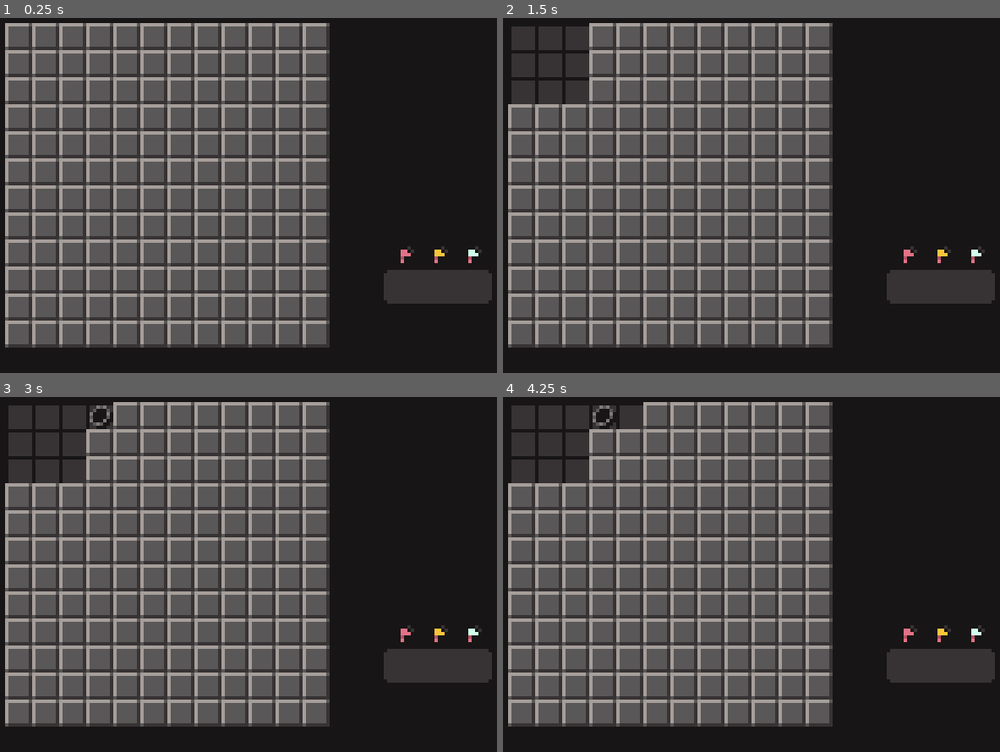
Above: before the commit, frames 1-4 (two rows, left to right).
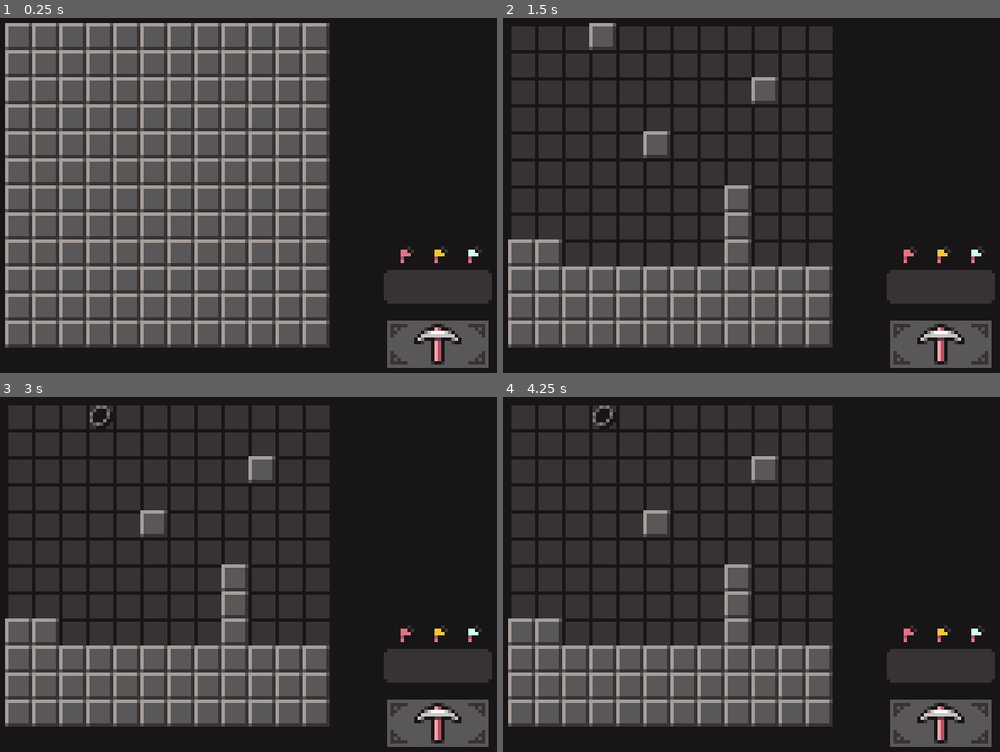
Above: after the commit, the same moments.

Repository: BragmaDev/fortunesweeper
Game: Godot game, scene res://Main.tscn
Same seed, same stepped clock (60 frames per second), same inputs: the game is played once before the commit and once after it.
Inputs (mouse positions are in pixels of both pictures, inside the frame that each line leads up to):
- Up to frame 1 (0.25 s): no input
- Up to frame 2 (1.5 s): tap Enter at 0.5 s; move the mouse to (522, 35) at 0.52 s; click (522, 35) at 0.67 s; tap Space at 1.25 s; move the mouse to (547, 35) at 1.27 s; click (547, 35) at 1.42 s
- Up to frame 3 (3 s): tap Enter at 2 s; move the mouse to (74, 414) at 2.02 s; click (74, 414) at 2.17 s; tap Space at 2.75 s; move the mouse to (99, 414) at 2.77 s; click (99, 414) at 2.92 s
- Up to frame 4 (4.25 s): tap Enter at 3.5 s; move the mouse to (632, 414) at 3.52 s; click (632, 414) at 3.67 s

The runs differ from the first frame. In frame 1, 2.5% of the frame differs, in the area x 77-99%, y 85-99%; in frame 2, 33%, in the area x 1-99%, y 1-99%; in frame 3, 33%; in frame 4, 32%.

Commit message:
Add finish button

Diff:
--- a/Main.tscn
+++ b/Main.tscn
@@ -1,8 +1,11 @@
-[gd_scene load_steps=7 format=2]
+[gd_scene load_steps=10 format=2]
 
 [ext_resource path="res://board/cell/flags.png" type="Texture" id=1]
 [ext_resource path="res://managers/game_manager.gd" type="Script" id=2]
 [ext_resource path="res://interface/sidebar.gd" type="Script" id=3]
+[ext_resource path="res://interface/buttons/finish_button_pressed.png" type="Texture" id=4]
+[ext_resource path="res://interface/buttons/finish_button_normal.png" type="Texture" id=5]
+[ext_resource path="res://interface/buttons/finish_button_disabled.png" type="Texture" id=6]
 
 [sub_resource type="AtlasTexture" id=1]
 atlas = ExtResource( 1 )
@@ -17,9 +20,6 @@
 region = Rect2( 16, 0, 8, 8 )
 
 [node name="Main" type="Node2D"]
-
-[node name="GameManager" type="Node" parent="."]
-script = ExtResource( 2 )
 
 [node name="CanvasLayer" type="CanvasLayer" parent="."]
 
@@ -87,3 +87,20 @@
 custom_colors/font_color = Color( 0.815686, 1, 0.917647, 1 )
 text = "10"
 align = 1
+
+[node name="FinishButton" type="TextureButton" parent="CanvasLayer/Sidebar"]
+anchor_left = 1.0
+anchor_top = 1.0
+anchor_right = 1.0
+anchor_bottom = 1.0
+margin_left = -36.0
+margin_top = -21.0
+margin_right = -4.0
+margin_bottom = -1.0
+disabled = true
+texture_normal = ExtResource( 5 )
+texture_pressed = ExtResource( 4 )
+texture_disabled = ExtResource( 6 )
+
+[node name="GameManager" type="Node" parent="."]
+script = ExtResource( 2 )
--- a/autoloads/event_bus.gd
+++ b/autoloads/event_bus.gd
@@ -1,4 +1,9 @@
 extends Node
 
 
+# Board signals
 signal flag_counts_changed(hole_flags, gold_flags, diamond_flags)
+signal board_completion_checked(complete)
+
+# Interface signals
+signal finish_button_pressed
--- a/board/board.gd
+++ b/board/board.gd
@@ -15,8 +15,11 @@
 
 
 func _ready() -> void:
+	EventBus.connect("finish_button_pressed", self, "_check_correct_flags")
+
 	set_global_position(_pos_offset)
 	_create_cells()
+	_update_flag_counts()
 
 
 # Initializes counts for filled cells
@@ -28,12 +31,45 @@
 	_diamond_count = data.diamond_count
 
 
+# Checks if any of the cells is still unrevealed and unflagged
+func _check_completion() -> bool:
+	for row in _size:
+		for col in _size:
+			var cell = _cells[row][col]
+			if cell.get_state() == Cell.States.UNREVEALED and cell.get_flag() == Cell.Flags.NONE:
+				EventBus.emit_signal("board_completion_checked", false)
+				return false
+
+	EventBus.emit_signal("board_completion_checked", true)
+	return true
+
+
+# Checks how many cells have been correctly flagged
+func _check_correct_flags() -> int:
+	var correct_flags = 0
+
+	for row in _size:
+		for col in _size:
+			var cell = _cells[row][col]
+			if cell.get_type() == Cell.Types.HOLE and cell.get_flag() == Cell.Flags.HOLE:
+				correct_flags += 1
+
+			if cell.get_type() == Cell.Types.GOLD and cell.get_flag() == Cell.Flags.GOLD:
+				correct_flags += 1
+
+			if cell.get_type() == Cell.Types.DIAMOND and cell.get_flag() == Cell.Flags.DIAMOND:
+				correct_flags += 1
+
+	print(float(correct_flags) / float(_hole_count + _gold_count + _diamond_count))
+	return correct_flags
+
+
 # Instances board cells
 # Number of rows and columns is determined by the var '_size'
 func _create_cells() -> void:
-	for row in range(_size):
+	for row in _size:
 		_cells.append([]) # Add new row
-		for col in range(_size):
+		for col in _size:
 			var cell : Cell = CELL_SCENE.instance()
 			cell.set_row_and_column(row, col)
 			# Connect signals
@@ -90,10 +126,12 @@
 		cell.set_flag(Cell.Flags.NONE)
 
 	_update_flag_counts()
+	_check_completion()
 
 
 func _on_cell_pressed(cell : Cell) -> void:
 	_reveal_cell(cell)
+	_check_completion()
 
 
 # Generates positions for filled cells and sets their types
@@ -106,8 +144,8 @@
 
 	# Create array of free cell positions
 	var free_cells = []
-	for row in range(_size):
-		for col in range(_size):
+	for row in _size:
+		for col in _size:
 			var cell = _cells[row][col]
 			if cell.get_type() == Cell.Types.EMPTY and not cell in protected_cells:
 				free_cells.append(cell)
@@ -184,7 +222,7 @@
 
 
 func _update_neighbor_arrays() -> void:
-	for row in range(_size):
-		for col in range(_size):
+	for row in _size:
+		for col in _size:
 			var cell = _cells[row][col]
 			cell.set_neighbors(_get_cell_neighbors(cell.row, cell.col))
--- a/board/cell/cell.gd
+++ b/board/cell/cell.gd
@@ -60,6 +60,10 @@
 
 func get_neighbors() -> Array:
 	return _neighbors
+
+
+func get_state() -> int:
+	return _state
 
 
 func get_type() -> int:
--- a/board/level_board_data/level_1.tres
+++ b/board/level_board_data/level_1.tres
@@ -6,6 +6,6 @@
 script = ExtResource( 1 )
 size = 12
 pos_offset = Vector2( 12, 12 )
-hole_count = 14
-gold_count = 14
+hole_count = 6
+gold_count = 6
 diamond_count = 1
--- a/interface/sidebar.gd
+++ b/interface/sidebar.gd
@@ -4,10 +4,18 @@
 onready var hole_flag_label : Label = $FlagPanel/HoleFlagLabel
 onready var gold_flag_label : Label = $FlagPanel/GoldFlagLabel
 onready var diamond_flag_label : Label = $FlagPanel/DiamondFlagLabel
+onready var finish_button : TextureButton = $FinishButton
 
 
 func _ready() -> void:
 	EventBus.connect("flag_counts_changed", self, "_update_flag_labels")
+	EventBus.connect("board_completion_checked", self, "_toggle_finish_button")
+	_toggle_finish_button(false)
+	finish_button.connect("pressed", EventBus, "emit_signal", ["finish_button_pressed"])
+
+
+func _toggle_finish_button(enabled : bool) -> void:
+	finish_button.set_disabled(!enabled)
 
 
 func _update_flag_labels(hole_flags, gold_flags, diamond_flags) -> void:
Binary file added: interface/buttons/finish_button_disabled.png
Not shown, added: interface/buttons/finish_button_disabled.png.import
Binary file added: interface/buttons/finish_button_normal.png
Not shown, added: interface/buttons/finish_button_normal.png.import
Binary file added: interface/buttons/finish_button_pressed.png
Not shown, added: interface/buttons/finish_button_pressed.png.import
